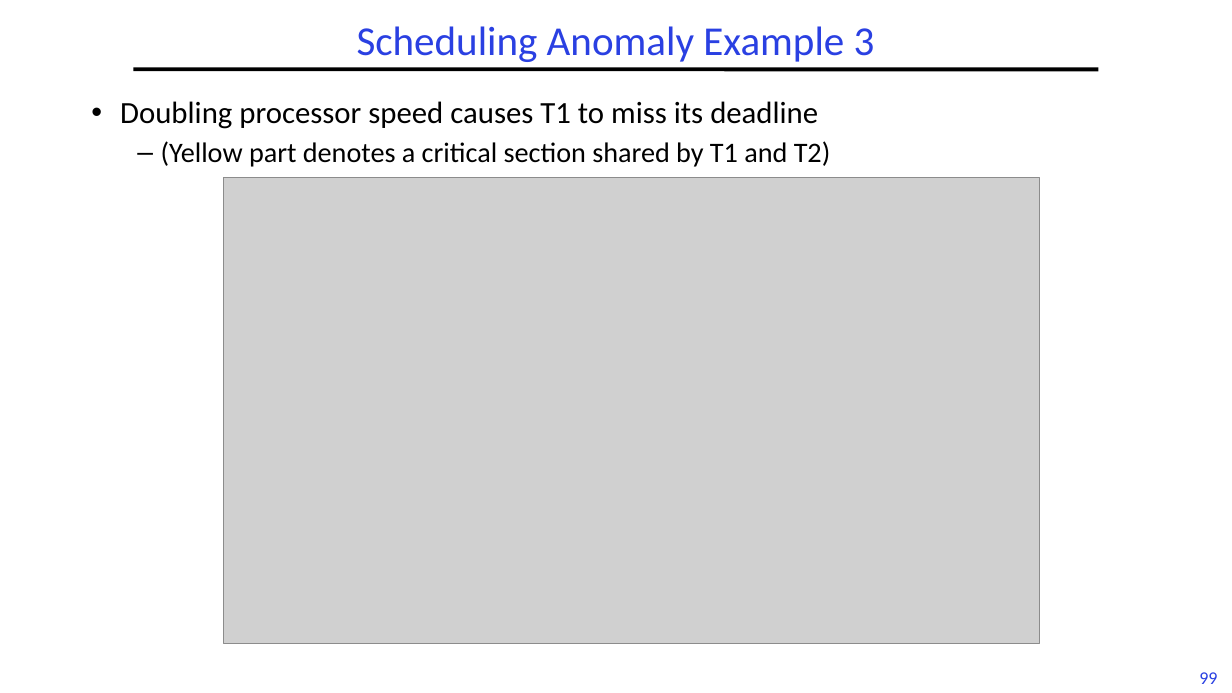
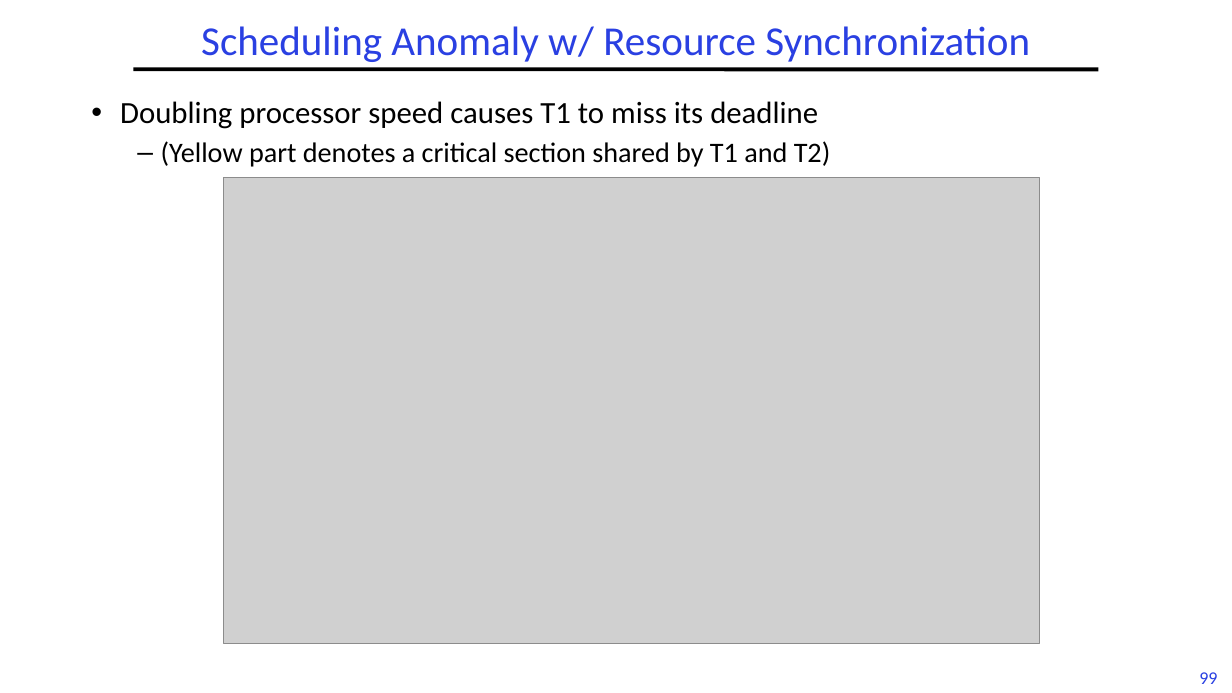
Before and after one commit to guhofstra/CSC256Fa25, a slide deck: slide 99 of PPTs/L6-RTScheduling.pptx. Drawn at 1232x693 pixels with LibreOffice and Linux fonts; fonts in the diff are those of the drawing; grey boxes stand for pictures. Boxes give left, top, right and bottom in pixels: in the first picture for what was removed or moved away, otherwise in the second. Text is boxed around its words. In the diff, an @@ line names an element or a change of style, - is before the commit and + after.

```diff
--- a/PPTs/L6-RTScheduling.pptx
+++ b/PPTs/L6-RTScheduling.pptx
@@ title at [201, 26, 1030, 62]: text changed @@
-Scheduling Anomaly Example 3
+Scheduling Anomaly w/ Resource Synchronization
```
Also in this commit, not shown: 2 other slides changed, 1 slide added, 1 other file.
